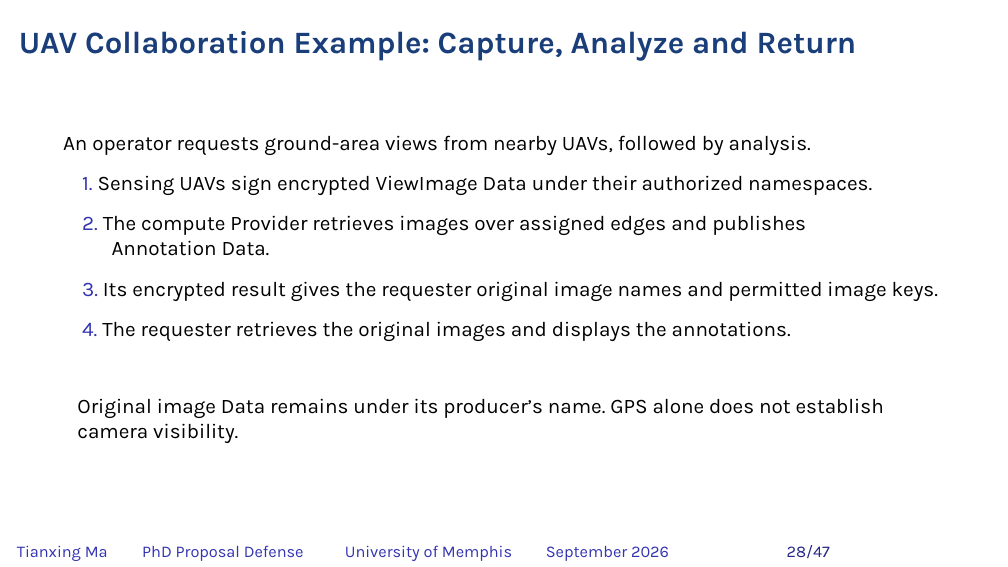
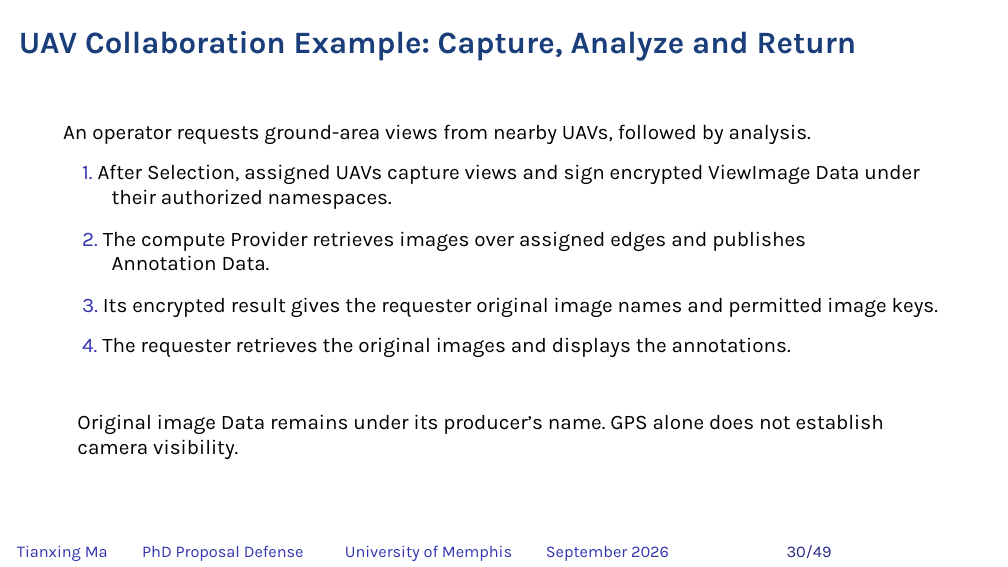
Before and after one commit to matianxing1992/NDN_Service_Framework, a slide deck: slide 30 of docs/PAPER/proposal-defense/slides/NDNSF_proposal_hybrid_editable.pptx (slide 28 before the commit). Drawn at 1008x567 pixels with LibreOffice and Linux fonts; fonts in the diff are those of the drawing; background and template pictures are left out. Boxes give left, top, right and bottom in pixels: in the first picture for what was removed or moved away, otherwise in the second. Text is boxed around its words. In the diff, an @@ line names an element or a change of style, - is before the commit and + after.

```diff
--- a/docs/PAPER/proposal-defense/slides/NDNSF_proposal_hybrid_editable.pptx
+++ b/docs/PAPER/proposal-defense/slides/NDNSF_proposal_hybrid_editable.pptx
@@ text "An operator requests ground-area views ...": place and size @@
-text "An operator requests ground-area views ..." at (63, 135, 811, 155)
+text "An operator requests ground-area views ..." at (63, 124, 811, 144)
@@ text at (82, 164, 919, 209): text changed @@
-1. Sensing UAVs sign encrypted ViewImage Data under their authorized namespaces.
+1. After Selection, assigned UAVs capture views and sign encrypted ViewImage Data under their authorized namespaces.
@@ 4 texts: place and size @@
-4 texts at (77, 215, 938, 443)
+4 texts at (77, 231, 938, 459)
@@ text at (787, 545, 832, 558): text changed @@
-28/47
+30/49
```
Also in this commit, not shown: 45 other slides changed, 2 slides added, 31 other files.
